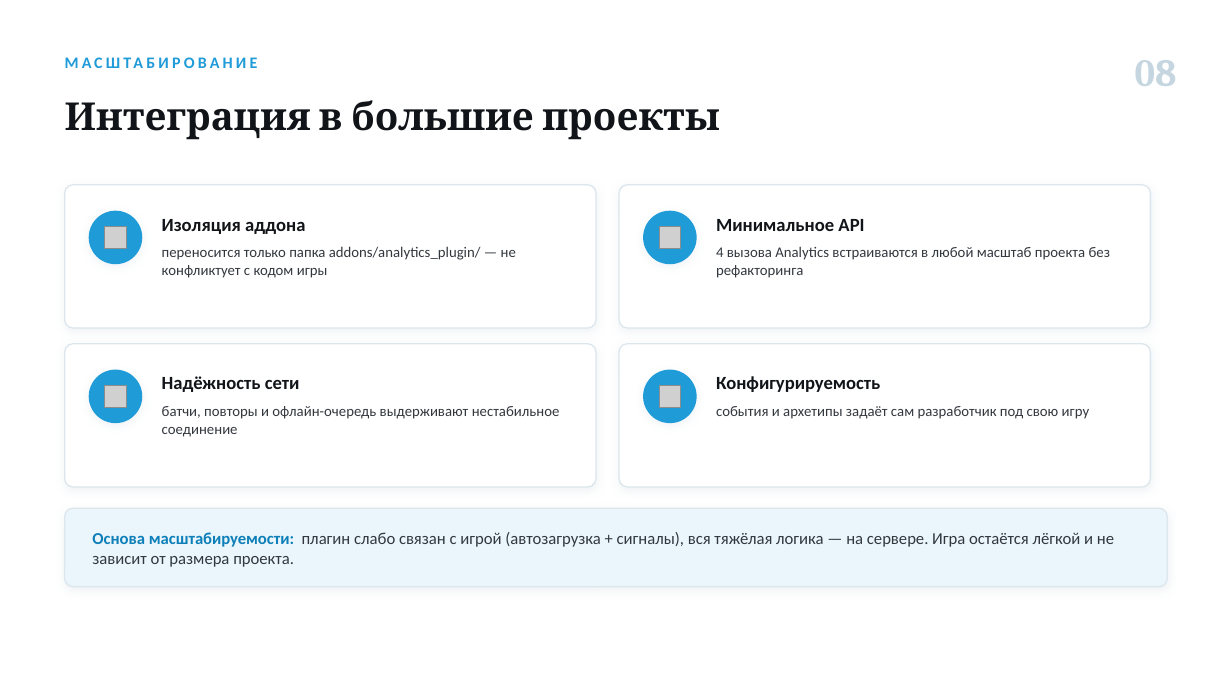
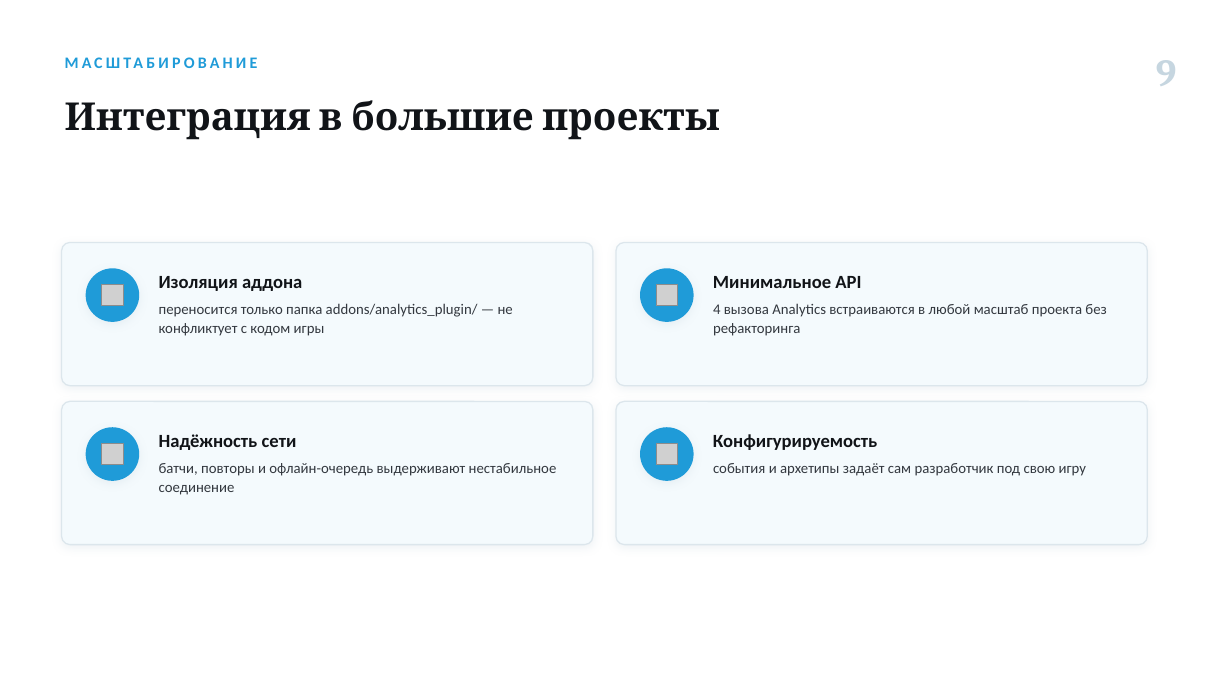
Before and after one commit to Antizi/diplom-Game_Plugs_Ai, a slide deck: slide 9 of presentations/Артамонов_ВКР_телеметрия.pptx. Drawn at 1232x693 pixels with LibreOffice and Linux fonts; fonts in the diff are those of the drawing; grey boxes stand for pictures. Boxes give left, top, right and bottom in pixels: in the first picture for what was removed or moved away, otherwise in the second. Text is boxed around its words. In the diff, an @@ line names an element or a change of style, - is before the commit and + after.

```diff
--- a/presentations/Артамонов_ВКР_телеметрия.pptx
+++ b/presentations/Артамонов_ВКР_телеметрия.pptx
@@ text at box(1156, 60, 1177, 86): text changed @@
-08
+9
@@ picture: place and size @@
-picture at box(104, 226, 126, 248)
+picture at box(102, 285, 123, 306)
@@ picture: place and size @@
-picture at box(659, 226, 680, 248)
+picture at box(656, 285, 677, 306)
@@ 4 texts, 4 ellipses, 4 rounded rectangles: place and size @@
-4 texts, 4 ellipses, 4 rounded rectangles at box(65, 185, 1151, 487)
+4 texts, 4 ellipses, 4 rounded rectangles at box(62, 242, 1148, 544)
@@ fill #FFFFFF to #F4FAFD in 4 elements at box(62, 401, 593, 544), box(62, 242, 593, 385), box(616, 242, 1148, 385), box(616, 401, 1148, 544) @@
@@ picture: place and size @@
-picture at box(104, 385, 126, 407)
+picture at box(102, 444, 123, 465)
@@ picture: place and size @@
-picture at box(659, 385, 680, 407)
+picture at box(656, 444, 677, 465)
@@ 4 texts: place and size @@
-4 texts at box(716, 219, 1110, 419)
+4 texts at box(713, 276, 1106, 476)
@@ rounded rectangle removed at box(65, 508, 1167, 587) @@
@@ text removed at box(92, 532, 1114, 567) @@
-Основа масштабируемости: плагин слабо связан с игрой (автозагрузка + сигналы), вся тяжёлая логика — на сервере. Игра остаётся лёгкой и не зависит от размера проекта.
```
Also in this commit, not shown: 10 other slides changed, 3 other files.
